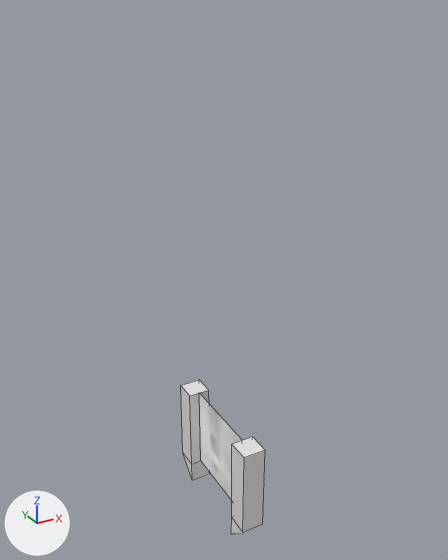
One commit to the Blender file models/editor/fizzler_shapes/shapes.blend: the scene before it, then after it.
One viewpoint serves both versions: a 50 mm lens placed at (-349.0, -647.0, 596.0), pointed at (12.0, 8.0, 269.0). The lights are fixed; the arrows at lower left show +X, +Y and +Z. Mesh edges are drawn as thin lines.

The older version as bpy lines, for what is in view:
```python
ob_standing_1_ref = bpy.data.objects.new('standing_1_ref', me_cube)
ob_standing_1_ref.location = (0.0, 0.0, 0.0)
ob_standing_2_ref = bpy.data.objects.new('standing_2_ref', me_cube_001)
ob_standing_2_ref.location = (0.0, 0.0, 0.0)
ob_standing_3_ref = bpy.data.objects.new('standing_3_ref', me_cube_002)
ob_standing_3_ref.location = (0.0, 0.0, 0.0)
ob_standing_4_ref = bpy.data.objects.new('standing_4_ref', me_cube_003)
ob_standing_4_ref.location = (0.0, 0.0, 0.0)
ob_standing_5_ref = bpy.data.objects.new('standing_5_ref', me_cube_004)
ob_standing_5_ref.location = (0.0, 0.0, 0.0)
```
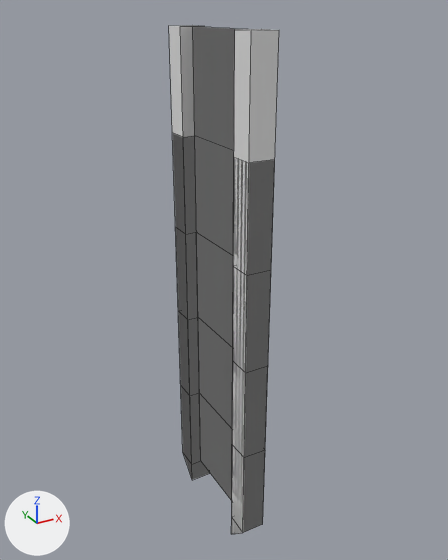
The newer file is also turned or shifted as a whole; pictures and numbers use the older file's frame.

Boxes (x1, y1, x2, y2) around the edits, measured in the pictures (448 x 560 px):
'standing_5_ref', shown: after (169, 25, 279, 534)
'standing_4_ref', shown: after (173, 134, 275, 531)
'standing_1_ref', mesh turned: before (181, 380, 265, 534); after (181, 386, 244, 531)
'standing_3_ref', shown: after (176, 232, 271, 532)
'standing_2_ref', shown: after (178, 312, 268, 532)

The edits, one by one:
me_cube_001 has 32 vertices, 20 faces and spans x -16.0..16.0, y -96.0..96.0, z -96.0..192.0.
me_cube_001 is used by ob_standing_2_ref; location (0.0, 0.0, 0.0).
me_cube_001 part 1: the whole mesh is turned -180 degrees about the z axis through its middle.
me_cube_002 has 32 vertices, 20 faces and spans x -16.0..16.0, y -96.0..96.0, z -96.0..320.0.
me_cube_002 is used by ob_standing_3_ref; location (0.0, 0.0, 0.0).
me_cube_002 part 2: the whole mesh is turned -180 degrees about the z axis through its middle.
me_cube_003 has 32 vertices, 20 faces and spans x -16.0..16.0, y -96.0..96.0, z -96.0..448.0.
me_cube_003 is used by ob_standing_4_ref; location (0.0, 0.0, 0.0).
me_cube_003 part 3: the whole mesh is turned -180 degrees about the z axis through its middle.
me_cube_004 has 32 vertices, 20 faces and spans x -16.0..16.0, y -96.0..96.0, z -96.0..576.0.
me_cube_004 is used by ob_standing_5_ref; location (0.0, 0.0, 0.0).
me_cube_004 part 4: the whole mesh is turned -180 degrees about the z axis through its middle.
me_cube has 32 vertices, 20 faces and spans x -16.0..16.0, y -96.0..96.0, z -96.0..64.0.
me_cube is used by ob_standing_1_ref; location (0.0, 0.0, 0.0).
me_cube part 5: the whole mesh is turned -180 degrees about the z axis through its middle.
Object 'standing_2_ref' (ob_standing_2_ref) is now shown.
Object 'standing_3_ref' (ob_standing_3_ref) is now shown.
Object 'standing_4_ref' (ob_standing_4_ref) is now shown.
Object 'standing_5_ref' (ob_standing_5_ref) is now shown.
